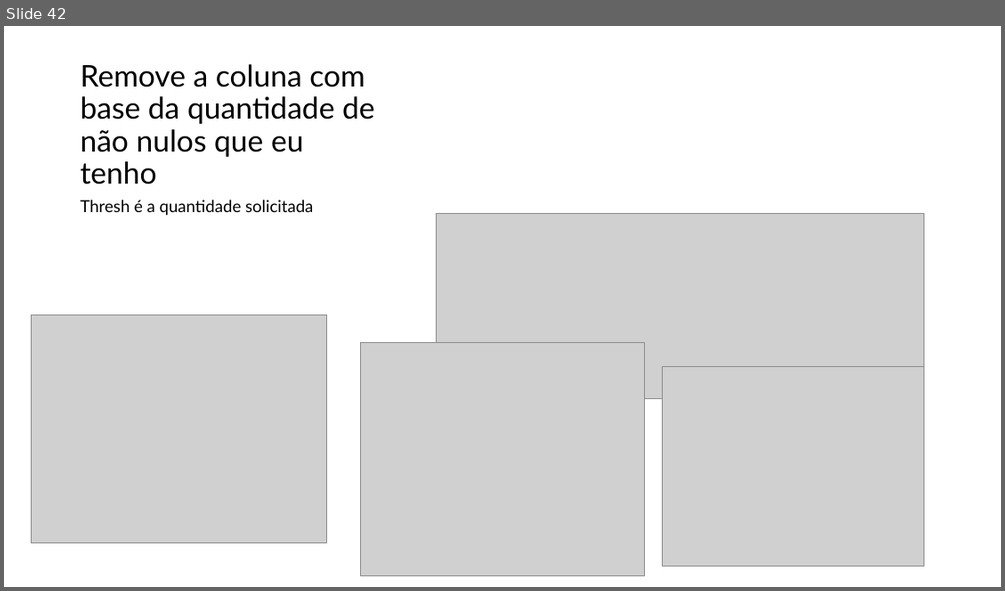
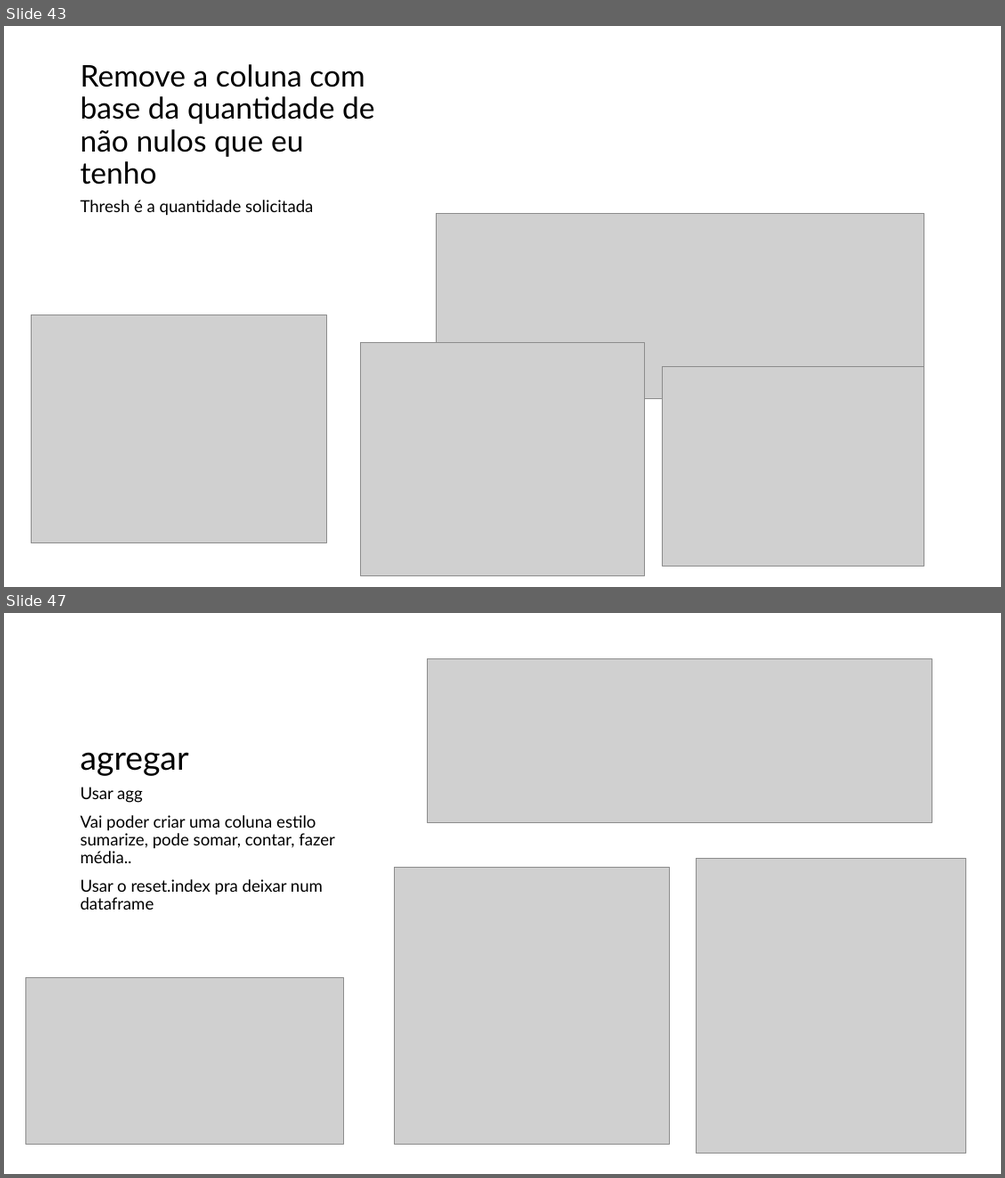
Before and after one commit to augluiz/OlaMundo, a slide deck: python.pptx. Shown one above the other, each under a label of ours: slide 42 before the commit, slides 43 and 47 after it; the slides between them are not shown. The pictures are 1005x591 and 1005x1178 pixels, drawn with LibreOffice and Linux fonts; fonts in the diff are those of the drawing; grey boxes stand for pictures. Boxes give left, top, right and bottom in pixels: in the first picture for what was removed or moved away, otherwise in the second. Text is boxed around its words. In the diff, an @@ line names an element or a change of style, - is before the commit and + after.

```diff
--- a/python.pptx
+++ b/python.pptx
@@ slide 47 added at box(4, 613, 1001, 1174), background #FFFFFF @@
@@ picture added at box(428, 659, 932, 822) @@
@@ title added at box(81, 752, 189, 776), 32 pt, text #000000 @@
+agregar
@@ text added at box(81, 787, 335, 909), 16 pt, text #000000 @@
+Usar agg
+Vai poder criar uma coluna estilo sumarize, pode somar, contar, fazer média..
+Usar o reset.index pra deixar num dataframe
@@ picture added at box(395, 868, 669, 1144) @@
@@ picture added at box(696, 859, 966, 1153) @@
@@ picture added at box(25, 977, 344, 1144) @@
@@ what was slide 42 is now slide 43 @@
```
Also in this commit, not shown: 10 other slides added.
